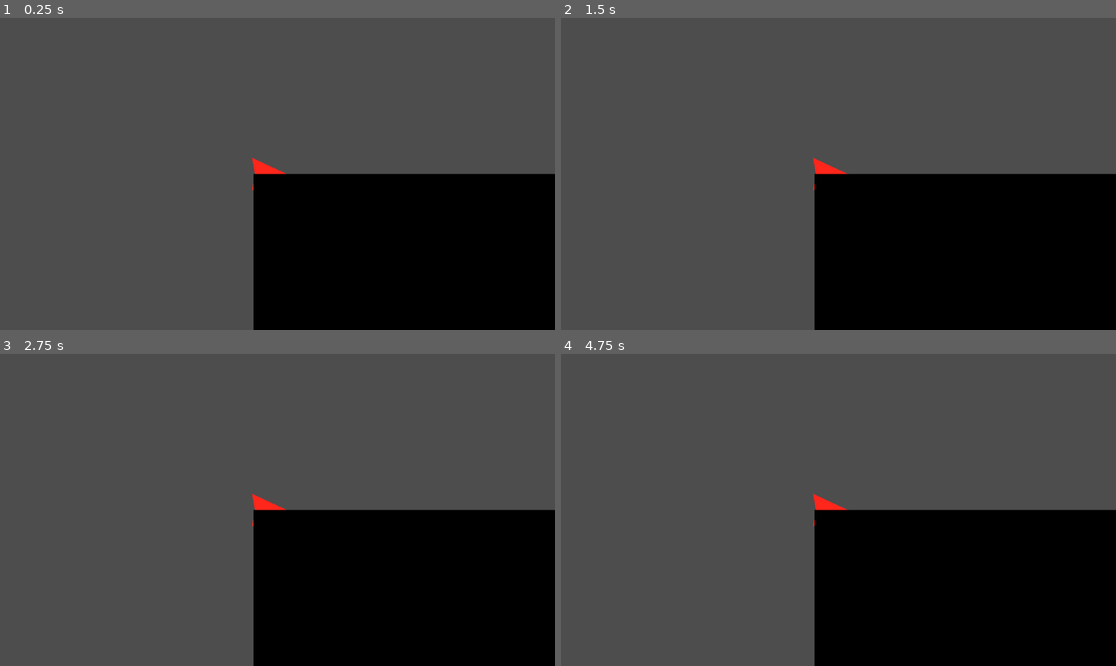
Above: before the commit, frames 1-4 (two rows, left to right).
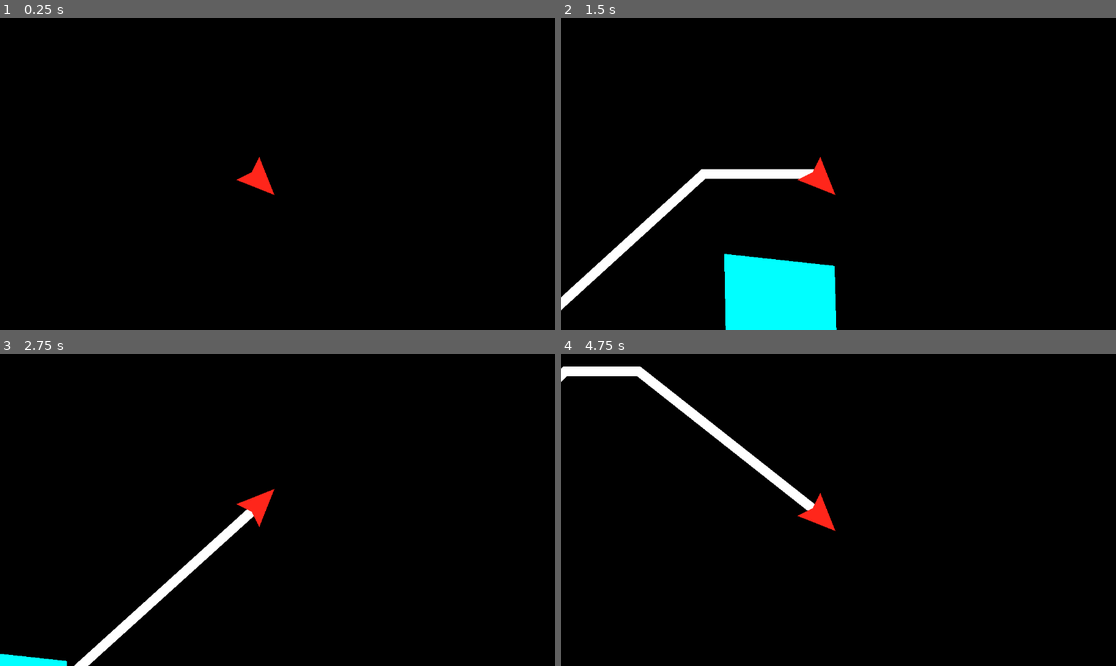
Above: after the commit, the same moments.

Repository: Kosm0-o/waveometry-dash
Game: Godot game, scene res://scenes/game.tscn
The game is run twice, just before and just after one commit, with the same random seed, the same clock (stepped at 60 frames per second) and the same inputs. The project has no main scene, so this scene is started directly.
Inputs (mouse positions are in pixels of both pictures, inside the frame that each line leads up to):
- Up to frame 1 (0.25 s): no input
- Up to frame 2 (1.5 s): tap Enter at 0.5 s; move the mouse to (960, 158) at 0.52 s; press the mouse at (960, 158) at 0.53 s; hold Right 0.53-1.28 s; move the mouse to (727, 189) at 1.27 s; release the mouse at (727, 189) at 1.28 s; hold Down from 1.28 s (still down); click (727, 189) at 1.35 s
- Up to frame 3 (2.75 s): move the mouse to (333, 441) at 2.02 s; release Down at 2.03 s; press the mouse at (333, 441) at 2.03 s; hold Right from 2.03 s (still down); tap Alt at 2.1 s
- Up to frame 4 (4.75 s): move the mouse to (810, 572) at 2.77 s; release Right at 2.78 s; release the mouse at (810, 572) at 2.78 s; hold Up 2.78-3.53 s; tap Shift at 2.85 s; click (810, 572) at 3.05 s; tap Space at 3.5 s; move the mouse to (1005, 556) at 3.52 s; press the mouse at (1005, 556) at 3.53 s; hold Left from 3.53 s (still down); tap Enter at 4.25 s; move the mouse to (672, 463) at 4.27 s; release the mouse at (672, 463) at 4.28 s; click (672, 463) at 4.35 s

The runs differ from the first frame. In frame 1, 73% of the frame differs, in the area x 0-100%, y 0-100%; in frame 2, 74%; in frame 3, 73%; in frame 4, 73%.

Commit message:
player and redo

Diff:
--- a/project.godot
+++ b/project.godot
@@ -13,6 +13,10 @@
 config/name="Waveometry Dash"
 config/features=PackedStringArray("4.4", "Forward Plus")
 config/icon="res://icon.svg"
+
+[editor_plugins]
+
+enabled=PackedStringArray("res://addons/godot_super-wakatime/plugin.cfg")
 
 [file_customization]
 
--- a/scenes/game.tscn
+++ b/scenes/game.tscn
@@ -1,21 +1,57 @@
-[gd_scene load_steps=3 format=3 uid="uid://btrtpdonnmiig"]
+[gd_scene load_steps=4 format=3 uid="uid://btrtpdonnmiig"]
 
 [ext_resource type="PackedScene" uid="uid://d2yi0cqbfih7l" path="res://scenes/player.tscn" id="1_uwrxv"]
 [ext_resource type="Script" uid="uid://dy525wqc8vffw" path="res://scripts/gamemanager.gd" id="1_yqjtg"]
+[ext_resource type="Script" uid="uid://bo62pjdudrqw2" path="res://scripts/trail.gd" id="2_lnu2h"]
 
 [node name="game" type="Node2D" node_paths=PackedStringArray("player")]
 script = ExtResource("1_yqjtg")
 player = NodePath("Player")
 
+[node name="bg" type="Parallax2D" parent="."]
+repeat_size = Vector2(1567, 983)
+
+[node name="black" type="ColorRect" parent="bg"]
+offset_right = 1567.0
+offset_bottom = 983.0
+color = Color(0, 0, 0, 1)
+
+[node name="trail" type="Line2D" parent="." node_paths=PackedStringArray("player")]
+width = 20.0
+script = ExtResource("2_lnu2h")
+player = NodePath("../Player")
+
 [node name="Player" parent="." instance=ExtResource("1_uwrxv")]
-script = null
 
 [node name="Camera2D" type="Camera2D" parent="."]
 top_level = true
 
-[node name="bg" type="ColorRect" parent="."]
-offset_left = -744.0
-offset_top = -531.0
-offset_right = 823.0
-offset_bottom = 452.0
-color = Color(0, 0, 0, 1)
+[node name="Polygon2D" type="Polygon2D" parent="."]
+position = Vector2(424, 502)
+color = Color(0, 1, 1, 1)
+polygon = PackedVector2Array(710, -145, 719, 169, 487, 166, 481, -170)
+
+[node name="Polygon2D2" type="Polygon2D" parent="."]
+position = Vector2(1039, 144)
+color = Color(0, 1, 1, 1)
+polygon = PackedVector2Array(710, -145, 719, 169, 487, 166, 481, -170)
+
+[node name="Polygon2D3" type="Polygon2D" parent="."]
+position = Vector2(1434, 529)
+color = Color(0, 1, 1, 1)
+polygon = PackedVector2Array(710, -145, 719, 169, 487, 166, 481, -170)
+
+[node name="Polygon2D4" type="Polygon2D" parent="."]
+position = Vector2(2049, 171)
+color = Color(0, 1, 1, 1)
+polygon = PackedVector2Array(710, -145, 719, 169, 487, 166, 481, -170)
+
+[node name="Polygon2D5" type="Polygon2D" parent="."]
+position = Vector2(2471, 609)
+color = Color(0, 1, 1, 1)
+polygon = PackedVector2Array(710, -145, 719, 169, 487, 166, 481, -170)
+
+[node name="Polygon2D6" type="Polygon2D" parent="."]
+position = Vector2(3086, 251)
+color = Color(0, 1, 1, 1)
+polygon = PackedVector2Array(710, -145, 719, 169, 487, 166, 481, -170)
--- a/scenes/player.tscn
+++ b/scenes/player.tscn
@@ -1,7 +1,6 @@
-[gd_scene load_steps=7 format=3 uid="uid://d2yi0cqbfih7l"]
+[gd_scene load_steps=6 format=3 uid="uid://d2yi0cqbfih7l"]
 
 [ext_resource type="Script" uid="uid://cw0fb5kagdow8" path="res://scripts/player.gd" id="1_3vyb7"]
-[ext_resource type="Script" uid="uid://bo62pjdudrqw2" path="res://scripts/trail.gd" id="2_g2els"]
 
 [sub_resource type="RectangleShape2D" id="RectangleShape2D_6w21d"]
 size = Vector2(9, 6)
@@ -29,9 +28,10 @@
 script = ExtResource("1_3vyb7")
 
 [node name="shape" type="Polygon2D" parent="."]
+position = Vector2(-35, 0)
 scale = Vector2(0.578947, 0.578947)
 color = Color(1, 0.151344, 0.108333, 1)
-polygon = PackedVector2Array(120, 0, -5, -58.196, 5.576, 0, -5, 58.196)
+polygon = PackedVector2Array(120, 0, -15, -58.196, 5, 0, -15, 58.196)
 
 [node name="CollisionShape2D" type="CollisionShape2D" parent="."]
 position = Vector2(5.5, 0)
@@ -44,6 +44,3 @@
 lifetime = 1.5
 local_coords = true
 process_material = SubResource("ParticleProcessMaterial_p2ug2")
-
-[node name="trail" type="Line2D" parent="."]
-script = ExtResource("2_g2els")
--- a/scripts/gamemanager.gd
+++ b/scripts/gamemanager.gd
@@ -2,8 +2,6 @@
 
 @export var player : Area2D
 @onready var cam: Camera2D = $Camera2D
-@onready var bg: ColorRect = $bg
 
 func _process(delta: float) -> void:
 	cam.global_position = player.global_position + Vector2(50, 0)
-	bg.global_position = player.global_position
--- a/scripts/player.gd
+++ b/scripts/player.gd
@@ -1,4 +1,5 @@
 extends Area2D
+class_name Player
 
 signal clamped(b)
 
@@ -12,7 +13,7 @@
 func _process(delta: float) -> void:
 	position.x += speed * delta
 	position.y -= dir * speed * delta
-	$shape.rotation_degrees = -45 * dir
+	rotation_degrees = -45 * dir
 	if Input.is_action_pressed("click"):
 		dir = 1
 	else:
--- a/scripts/trail.gd
+++ b/scripts/trail.gd
@@ -1,5 +1,11 @@
 extends Line2D
+
+@export var player : Player
+
+func _ready() -> void:
+	add_point(player.global_position)
 
 func _process(delta: float) -> void:
 	if Input.is_action_just_pressed("click") or Input.is_action_just_released("click"):
-		add_point(get_parent().position)
+		add_point(player.global_position)
+	points[points.size() - 1] = Vector2(player.global_position)
Not shown, added: addons/godot_super-wakatime/api_key_prompt.tscn
Not shown, added: addons/godot_super-wakatime/counter.tscn
Not shown, added: addons/godot_super-wakatime/decompressor.gd
Not shown, added: addons/godot_super-wakatime/decompressor.gd.uid
Not shown, added: addons/godot_super-wakatime/godot_super-wakatime.gd
Not shown, added: addons/godot_super-wakatime/godot_super-wakatime.gd.uid
Not shown, added: addons/godot_super-wakatime/plugin.cfg
Not shown, added: addons/godot_super-wakatime/utils.gd
Not shown, added: addons/godot_super-wakatime/utils.gd.uid
Not shown, added: LICENSE
Not shown, added: README.md
Not shown, added: addons/godot_super-wakatime/LICENSE
(and 1 more such lines)
